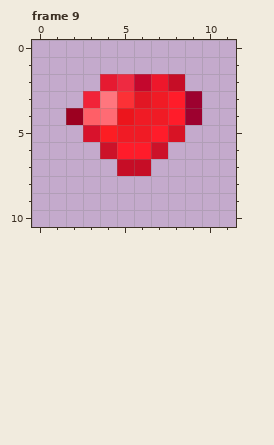
Two states of a animated GIF sprite, raspberry-pi/heart_art_small.gif. The first picture shows the starting point.
The file is 12x11 pixels, 10 frames. Colours within 5 levels of each other are drawn and written as one. Shown: frame 9. The commit also changed other frames, which this record leaves out.
The same view after the edit:
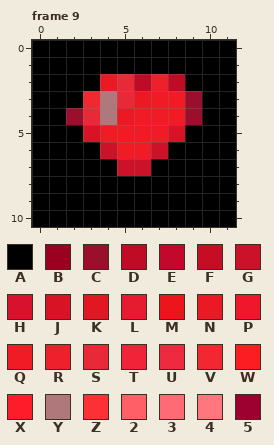
Palette (. is transparent): A #000000  B #9c0020  C #9a0f2b  D #bf0b25  E #c3072d  F #c60d26  G #cc1229  H #d8122c  J #d81325  K #e21724  L #e61a31  M #ec151c  N #ea1924  P #ee172b  Q #f01b25  R #ee202c  S #e82938  T #f12338  U #ee2a41  V #f12830  W #fc1d23  X #ff1c2a  Y #af797c  Z #fc3136  2 #ff5f67  3 #ff6b74  4 #ff767e  5 #9d012f
Diff:
Frame 9:
y 0..1: x 0..11 ............ -> AAAAAAAAAAAA
y 2: x 0..11 ....LUEPF... -> AAAANSDRDAAA
y 3: x 0..6 ...T4ZK -> AAAVYSN; x 8..11 X5.. -> QCAA
y 4: x 0..5 ..B23M -> AACSYN; x 8..11 X5.. -> QCAA
y 5: x 0..4 ...HW -> AAAJQ; x 7 X -> Q; x 9..11 ... -> AAA
y 6: x 0..3 .... -> AAAA; x 5..6 XX -> QQ; x 8..11 .... -> AAAA
y 7: x 0..11 .....FF..... -> AAAAAGGAAAAA
y 8..10: x 0..11 ............ -> AAAAAAAAAAAA
